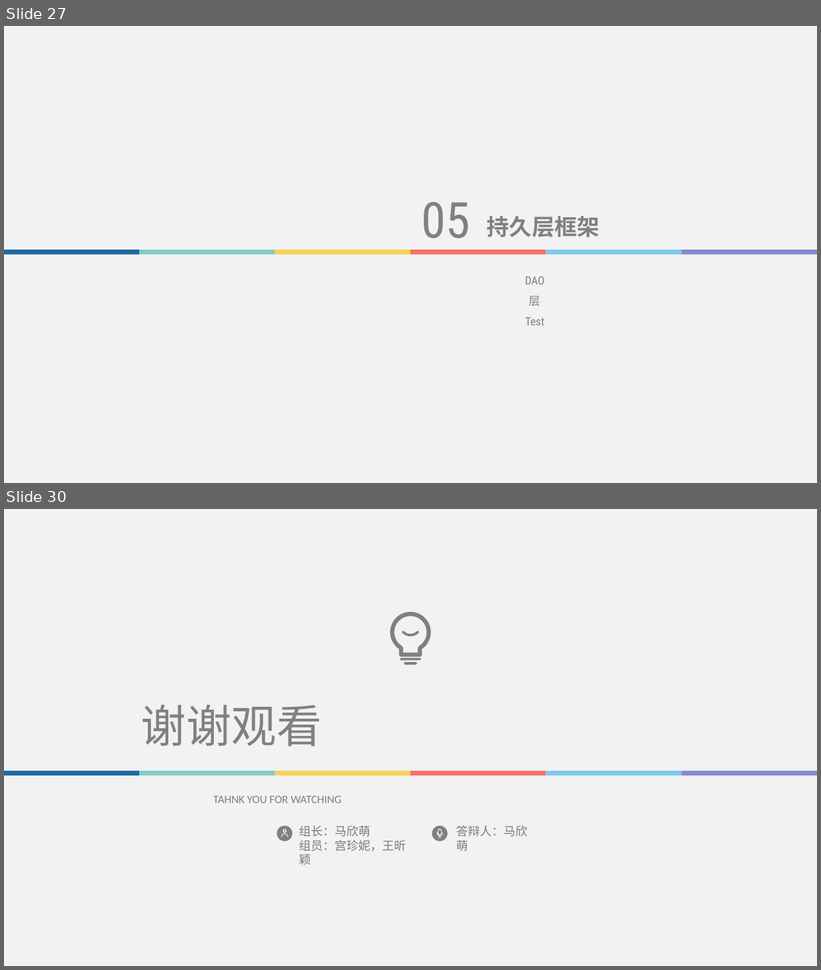
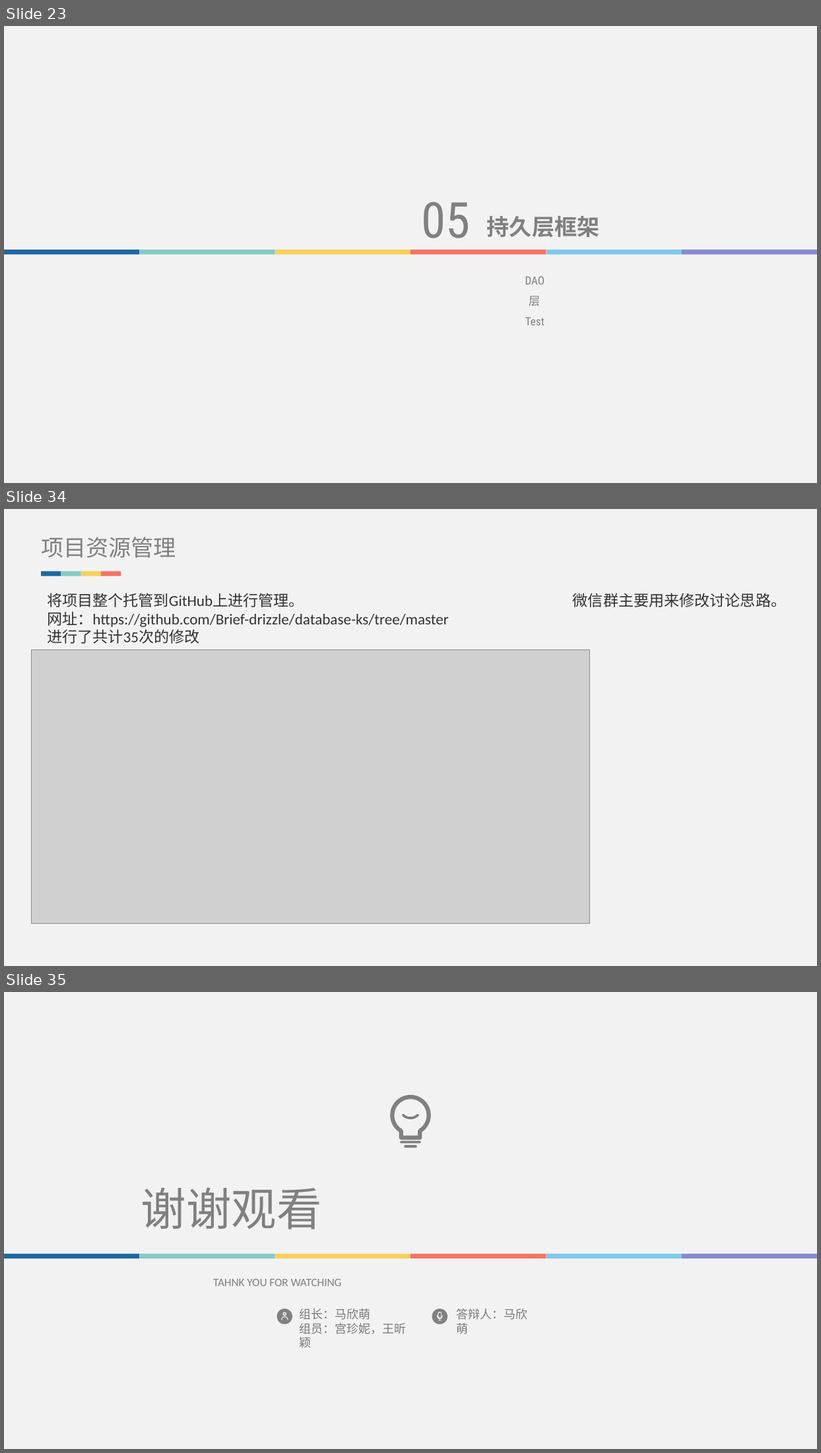
Before and after one commit to Brief-drizzle/database-ks, a slide deck: doc/答辩ppt.pptx. Shown one above the other, each under a label of ours: slides 27 and 30 before the commit, slides 23, 34 and 35 after it; the slides between them are not shown. The pictures are 821x970 and 821x1453 pixels, drawn with LibreOffice and Linux fonts; fonts in the diff are those of the drawing; grey boxes stand for pictures. Boxes give left, top, right and bottom in pixels: in the first picture for what was removed or moved away, otherwise in the second. Text is boxed around its words. In the diff, an @@ line names an element or a change of style, - is before the commit and + after.

```diff
--- a/doc/答辩ppt.pptx
+++ b/doc/答辩ppt.pptx
@@ slide 34 added at (4,509,817,966), background #F2F2F2 @@
@@ text added at (41,537,176,558), 26.6 pt, text #808080 @@
+项目资源管理
@@ group added at (41,571,121,576): 4 rectangles @@
@@ text added at (47,593,449,644), 18 pt, text #333333 @@
+将项目整个托管到GitHub上进行管理。
+网址：https://github.com/Brief-drizzle/database-ks/tree/master
+进行了共计35次的修改
@@ text added at (573,593,786,607), 18 pt, text #333333 @@
+微信群主要用来修改讨论思路。
@@ picture added at (32,650,589,923) @@
@@ what was slide 27 is now slide 23 @@
@@ what was slide 30 is now slide 35 @@
```
Also in this commit, not shown: 23 slides changed, 4 other slides added, 3 other files.
